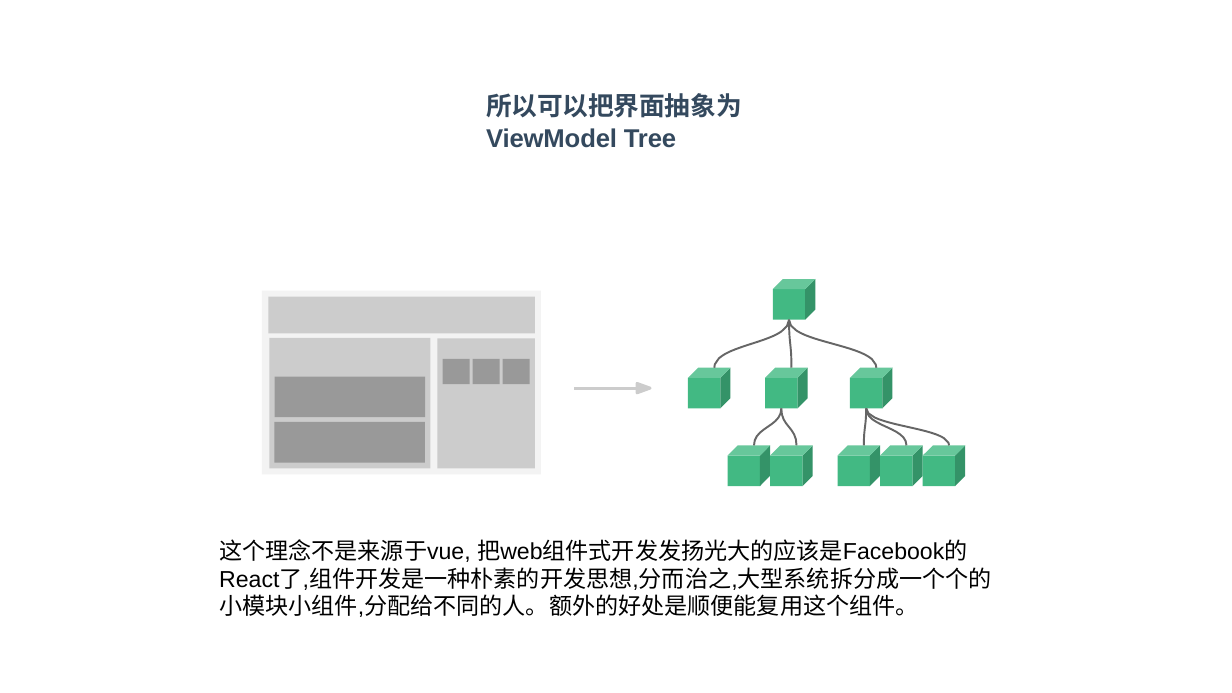
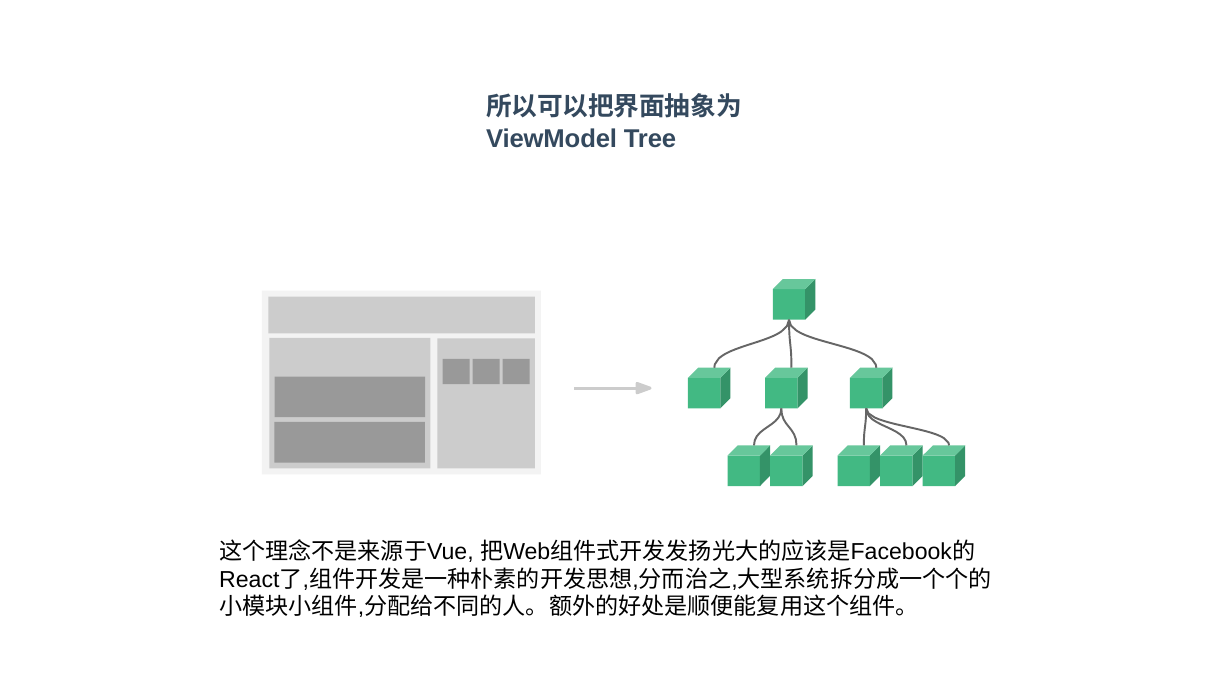
Before and after one commit to RamirezET/vue-sharing, a slide deck: slide 18 of Vue 2.pptx. Drawn at 1232x693 pixels with LibreOffice and Linux fonts; fonts in the diff are those of the drawing. Boxes give left, top, right and bottom in pixels: in the first picture for what was removed or moved away, otherwise in the second. Text is boxed around its words. In the diff, an @@ line names an element or a change of style, - is before the commit and + after.

```diff
--- a/Vue 2.pptx
+++ b/Vue 2.pptx
@@ text at (x1=219, y1=539, x2=992, y2=617): text changed @@
-这个理念不是来源于vue, 把web组件式开发发扬光大的应该是Facebook的React了,组件开发是一种朴素的开发思想,分而治之,大型系统拆分成一个个的小模块小组件,分配给不同的人。额外的好处是顺便能复用这个组件。
+这个理念不是来源于Vue, 把Web组件式开发发扬光大的应该是Facebook的React了,组件开发是一种朴素的开发思想,分而治之,大型系统拆分成一个个的小模块小组件,分配给不同的人。额外的好处是顺便能复用这个组件。
```
Also in this commit, not shown: 7 other slides changed, 7 other files.
